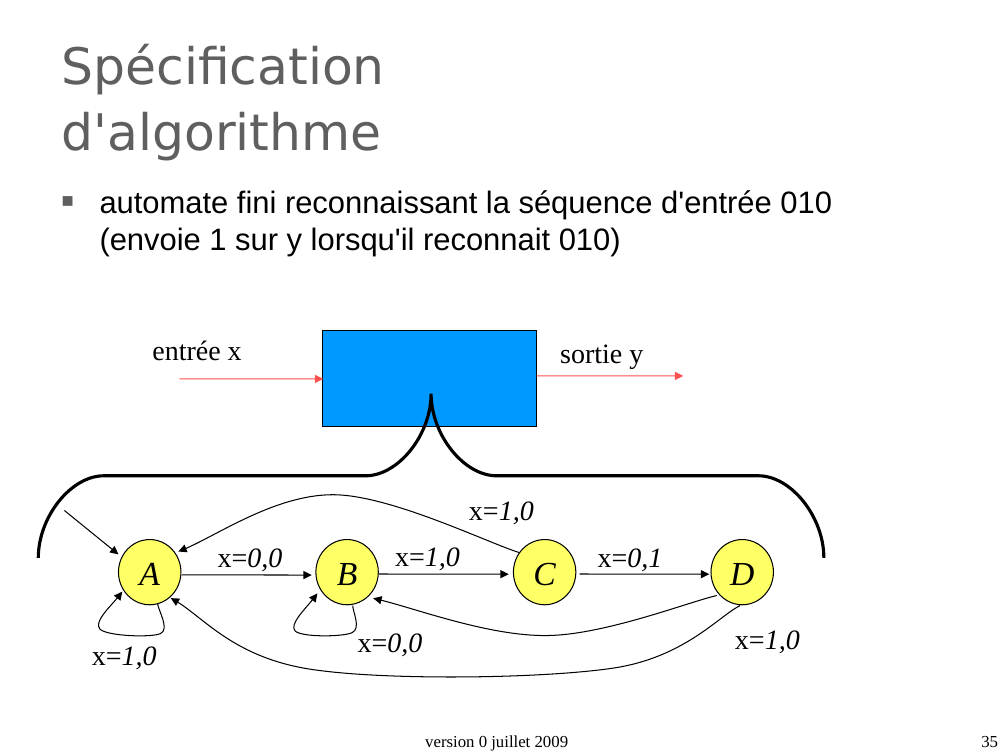
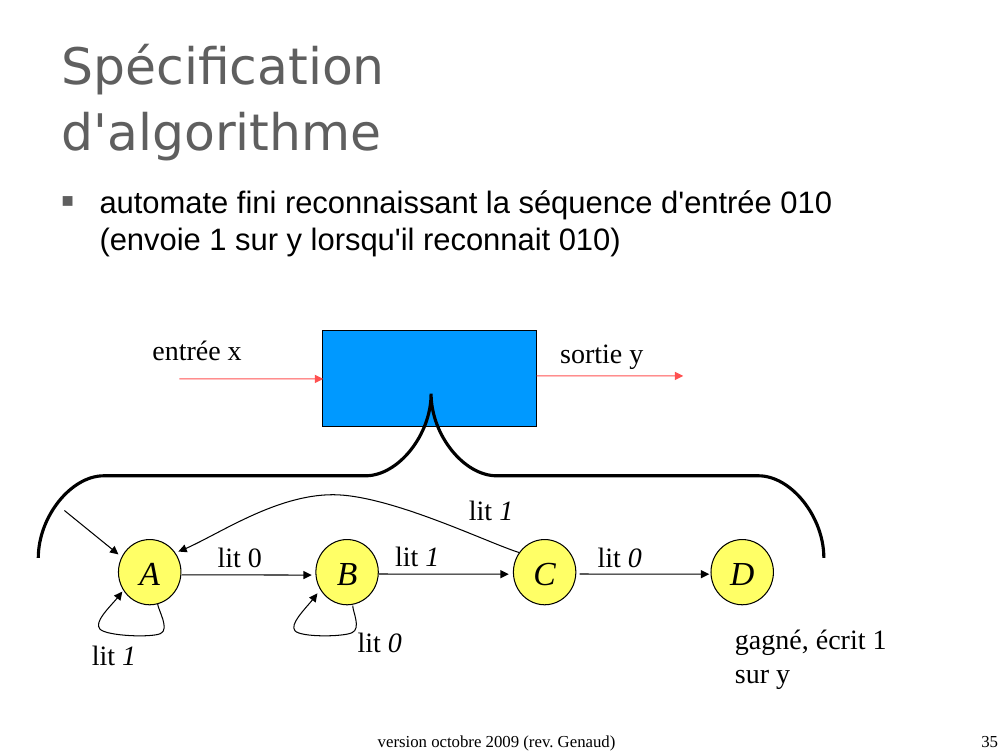
Before and after one commit to duanegris/texts, a slide deck: slide 35 of isi1/slides/2_architecture_machine.ppt. Drawn at 1008x756 pixels with LibreOffice and Linux fonts; fonts in the diff are those of the drawing; background and template pictures are left out. Boxes give left, top, right and bottom in pixels: in the first picture for what was removed or moved away, otherwise in the second. Text is boxed around its words. In the diff, an @@ line names an element or a change of style, - is before the commit and + after.

```diff
--- a/isi1/slides/2_architecture_machine.ppt
+++ b/isi1/slides/2_architecture_machine.ppt
@@ text at <box>469,500,513,521</box>: text changed; italic off @@
-x=1,0
+lit 1
@@ text at <box>218,547,262,568</box>: text changed; italic off @@
-x=0,0
+lit 0
@@ text at <box>395,546,439,567</box>: text changed; italic off @@
-x=1,0
+lit 1
@@ text at <box>598,547,642,568</box>: text changed; italic off @@
-x=0,1
+lit 0
@@ freeform shape removed at <box>170,598,740,680</box> @@
@@ freeform shape removed at <box>373,596,717,636</box> @@
@@ text added at <box>735,629,887,688</box>, 20 pt, text #000000 @@
+gagné, écrit 1 sur y
@@ text at <box>92,645,136,666</box>: text changed; italic off @@
-x=1,0
+lit 1
@@ text at <box>358,632,402,653</box>: text changed; italic off @@
-x=0,0
+lit 0
@@ text removed at <box>735,630,800,653</box> @@
-x=1,0
@@ text at <box>378,735,616,751</box>: text changed @@
-version 0 juillet 2009
+version octobre 2009 (rev. Genaud)
```
Also in this commit, not shown: 37 other slides changed, 1 slide added, 1 slide removed, 2 other files.
